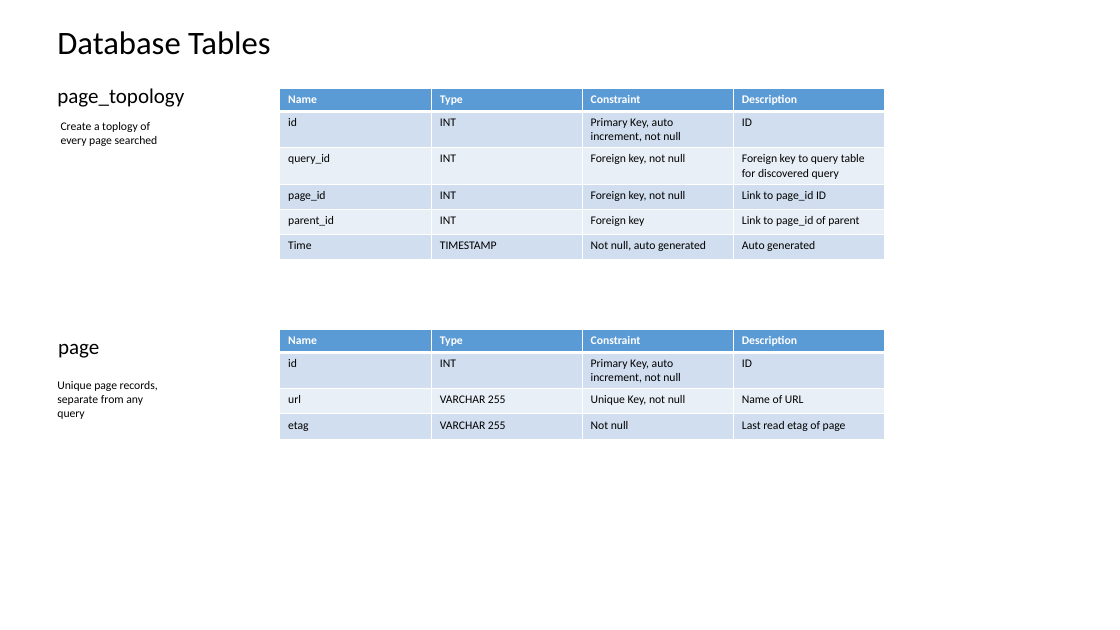
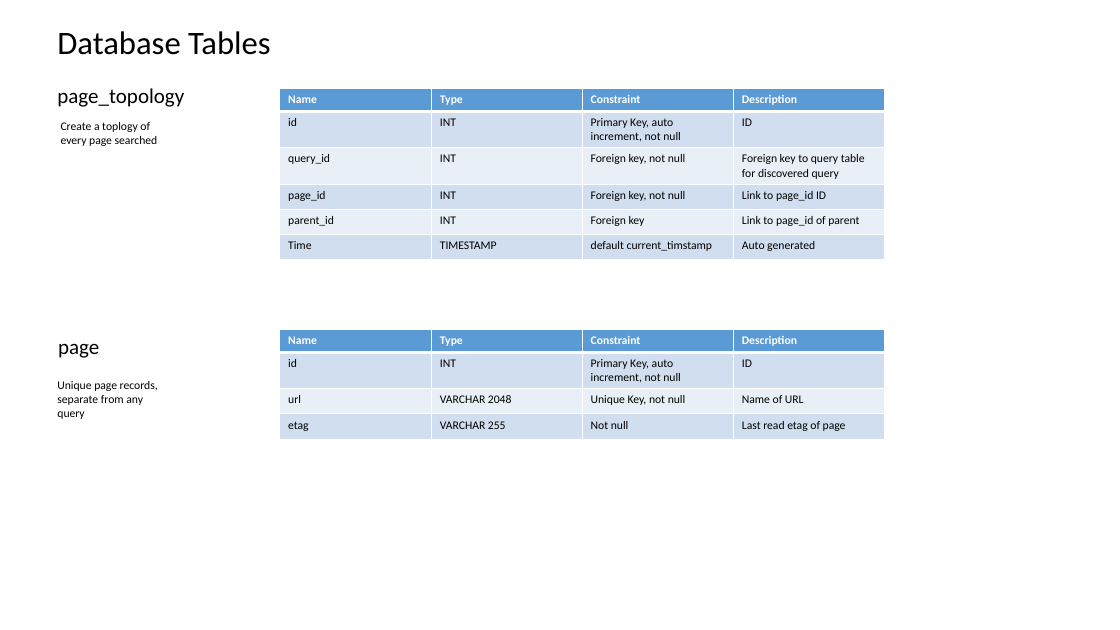
Before and after one commit to datim/squid, a slide deck: slide 13 of docs/design.pptx. Drawn at 1120x630 pixels with LibreOffice and Linux fonts; fonts in the diff are those of the drawing. Boxes give left, top, right and bottom in pixels: in the first picture for what was removed or moved away, otherwise in the second. Text is boxed around its words. In the diff, an @@ line names an element or a change of style, - is before the commit and + after.

```diff
--- a/docs/design.pptx
+++ b/docs/design.pptx
@@ table at box(280, 89, 886, 260) @@
-row 6, column 3: Not null, auto generated
+row 6, column 3: default current_timstamp
@@ table at box(280, 329, 886, 439) @@
-row 3, column 2: VARCHAR 255
+row 3, column 2: VARCHAR 2048
```
Also in this commit, not shown: 1 other slide changed, 10 other files.
